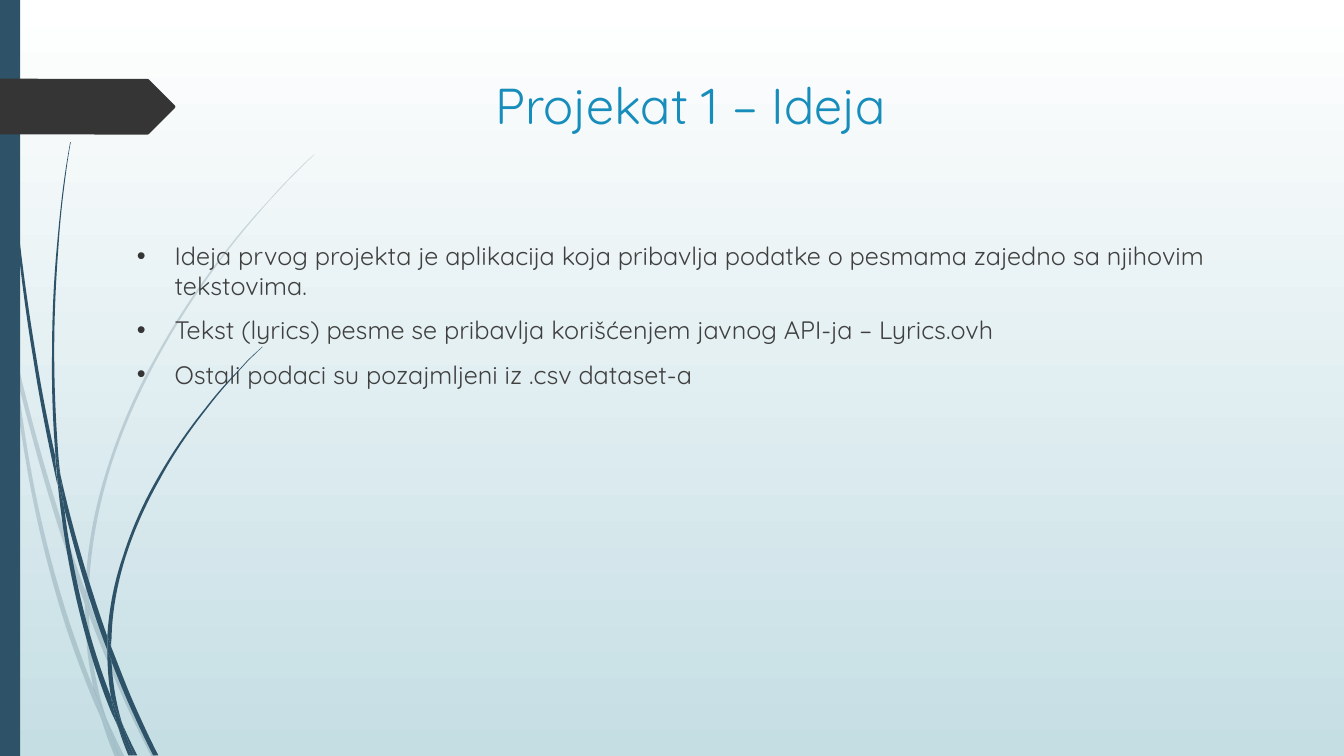
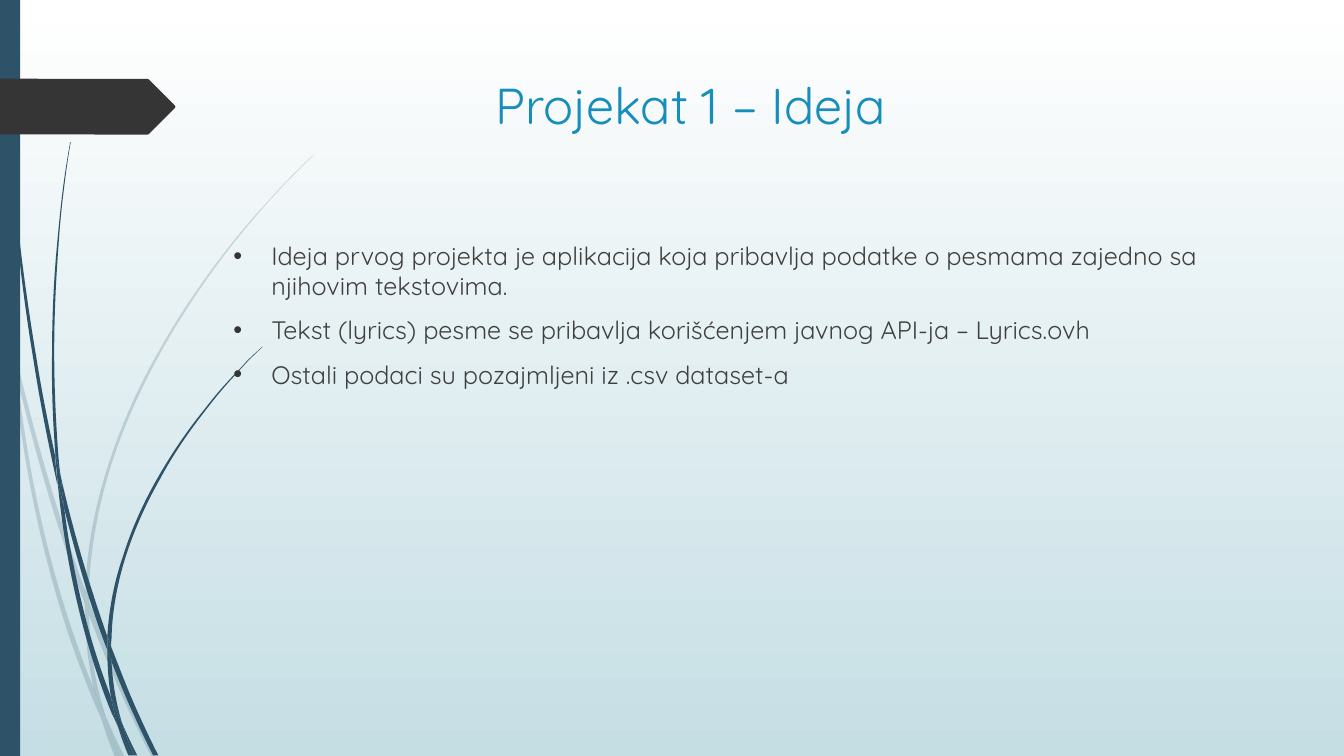
Before and after one commit to TeaMitic/SOA, a slide deck: slide 2 of Prezentacija projekata/Servisno-orijentisane arhitekture – Projekti.pptx. Drawn at 1344x756 pixels with LibreOffice and Linux fonts; fonts in the diff are those of the drawing. Boxes give left, top, right and bottom in pixels: in the first picture for what was removed or moved away, otherwise in the second. Text is boxed around its words. In the diff, an @@ line names an element or a change of style, - is before the commit and + after.

```diff
--- a/Prezentacija projekata/Servisno-orijentisane arhitekture – Projekti.pptx
+++ b/Prezentacija projekata/Servisno-orijentisane arhitekture – Projekti.pptx
@@ text "Ideja prvog projekta je aplikacija ..." rewrapped from (175, 246, 1204, 390) to (271, 246, 1197, 389) @@
```
Also in this commit, not shown: 4 other slides changed, 4 slides added, 1 slide removed, 14 other files.
